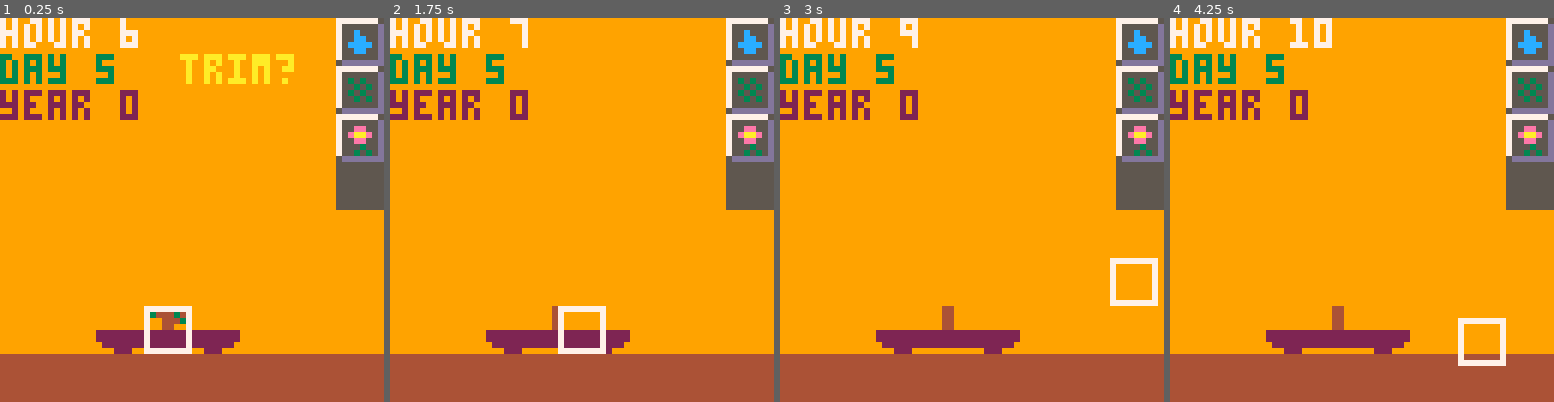
Above: before the commit, frames 1-4 (left to right).
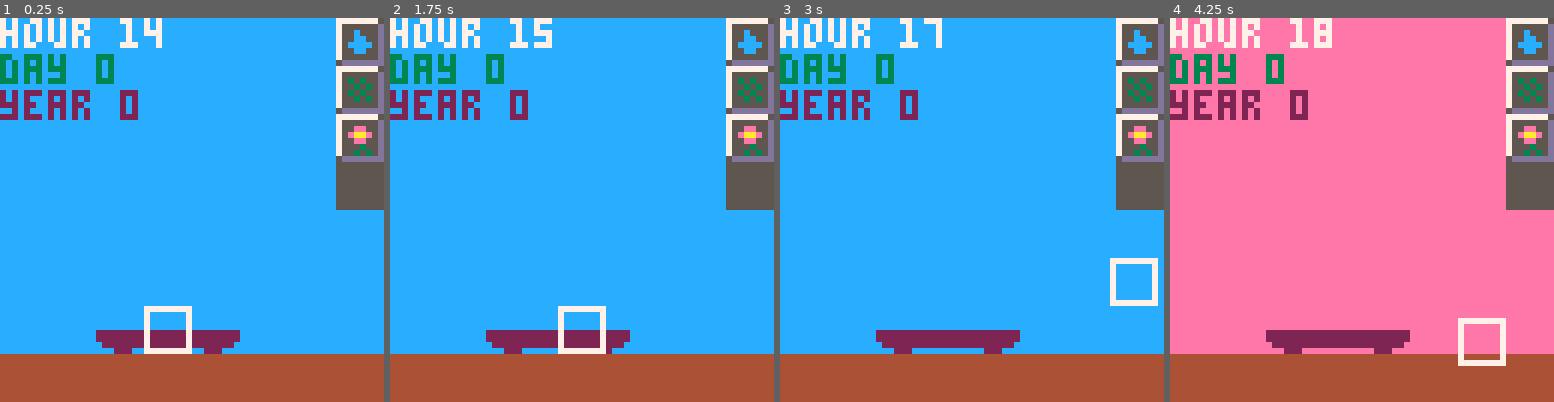
Above: after the commit, the same moments.

Repository: onefinedruid/bit-bonsai
Game: PICO-8 cartridge bitbonsai.p8
Two runs of this game, one before a commit and one after it. Both use one fixed random seed, a clock stepped at 60 frames per second and the inputs below.
Inputs:
- Up to frame 1 (0.25 s): no input
- Up to frame 2 (1.75 s): tap X (X key) at 0.33, 1.07 s; hold Right from 1.6 s (still down)
- Up to frame 3 (3 s): tap X (X key) at 1.85, 2.97 s; release Right at 2.1 s; hold Up 2.15-2.42 s; hold Right from 2.47 s (still down)
- Up to frame 4 (4.25 s): release Right at 3.03 s; hold Left 3.08-3.58 s; hold Down 3.63-3.97 s; hold Right from 4.02 s (still down); tap X (X key) at 4.08 s

The runs differ from the first frame. In frame 1, 75% of the frame differs, in the area x 0-100%, y 0-88%; in frame 2, 75%; in frame 3, 75%; in frame 4, 75%.

Commit message:
v0.2.0
-implement day/night cycle

Diff:
--- a/bitbonsai.p8
+++ b/bitbonsai.p8
@@ -7,8 +7,8 @@
 version="0.2.0"
 sec=stat(95)
 nsec=0
-hour=6
-day=5
+hour=14
+day=0
 year=0
 date=""
 mapx=0
Not shown, changed: bitbonsai.bin/bitbonsai.app/Contents/MacOS/data.pod
Not shown, changed: bitbonsai.bin/bitbonsai_linux.zip
Not shown, changed: bitbonsai.bin/bitbonsai_osx.zip
Not shown, changed: bitbonsai.bin/bitbonsai_raspi.zip
Not shown, changed: bitbonsai.bin/bitbonsai_windows.zip
Not shown, changed: bitbonsai.bin/linux/data.pod
Not shown, changed: bitbonsai.bin/raspi/data.pod
Not shown, changed: bitbonsai.bin/windows/data.pod
Not shown, changed: bitbonsai.js
